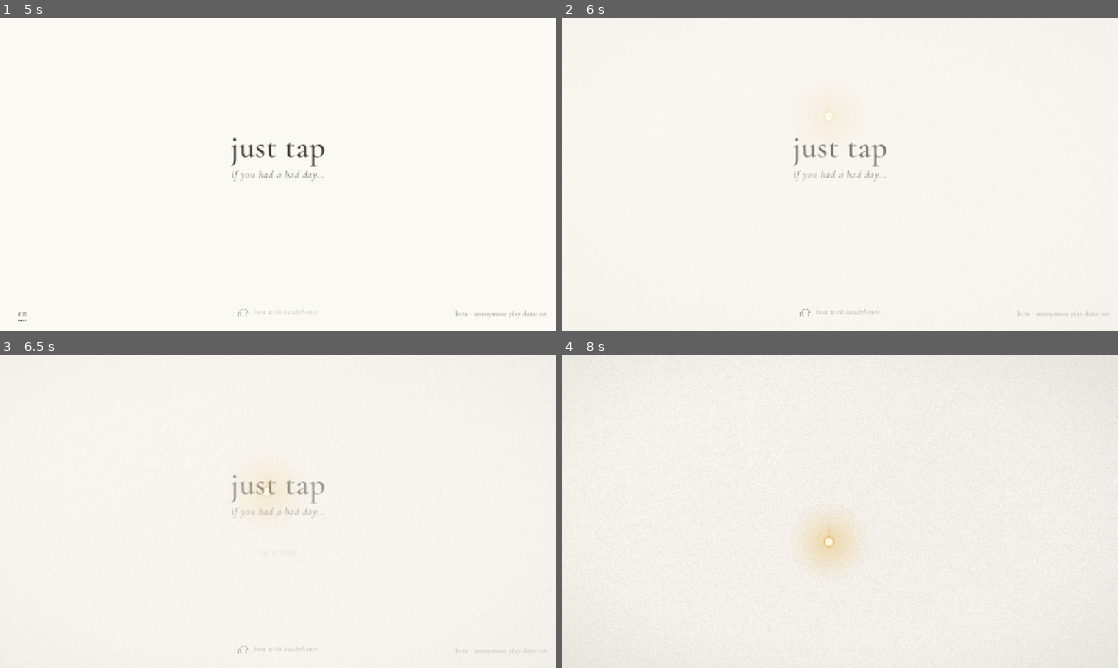
Above: before the commit, frames 1-4 (two rows, left to right).
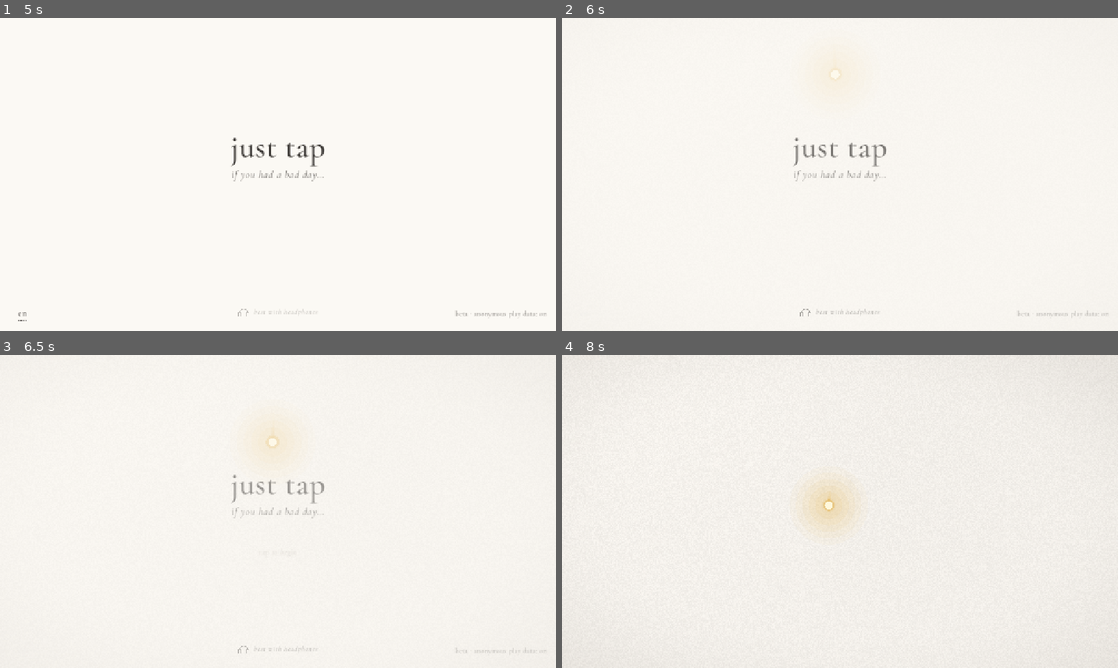
Above: after the commit, the same moments.

Repository: pablopalma/just-tap-repository
Game: Godot game, scene res://scenes/main.tscn
Same seed, same stepped clock (60 frames per second), same inputs: the game is played once before the commit and once after it. Sound files missing from this copy of the repository are replaced by a short silence.
Inputs (mouse positions are in pixels of both pictures, inside the frame that each line leads up to):
- Up to frame 1 (5 s): click "beta · anonymous play data: on" at 0.5 s; click "beta · anonymous play data: o…" at 1.25 s; click "beta · anonymous play data: on" at 2 s; click "beta · anonymous play data: o…" at 2.75 s; click "en" at 3.5 s; click "es" at 4.25 s
- Up to frame 2 (6 s): tap Enter (ui_accept) at 5, 5.27, 5.57, 5.75 s; move the mouse to (962, 158) at 5.02 s; hold Right (ui_right) 5.03-5.78 s; hold Space 5.03-5.78 s; click (962, 158) at 5.17 s; move the mouse to (728, 190) at 5.77 s; hold Down (ui_down) from 5.78 s (still down); tap Space at 5.85 s
- Up to frame 3 (6.5 s): keep holding Down (ui_down); tap Enter (ui_accept) at 6.02, 6.32 s
- Up to frame 4 (8 s): tap Enter (ui_accept) at 6.5, 7.25, 7.52, 7.82 s; move the mouse to (895, 442) at 6.52 s; release Down (ui_down) at 6.53 s; hold Right (ui_right) 6.53-7.28 s; hold Space 6.53-7.28 s; move the mouse to (812, 574) at 7.27 s; hold Up (ui_up) from 7.28 s (still down); tap Space at 7.35 s; click (812, 574) at 7.42 s

Frame 1 is identical in both runs. In frame 2, less than 0.1% of the frame differs, in the area x 47-51%, y 15-34%; in frame 3, 0.2%; in frame 4, 1.6%, in the area x 43-53%, y 39-68%.

Commit message:
El prólogo con vida, con la voz del Padre y su música; 0.19.0-beta
La caída dura más y se mece; ya posada, la luz flota, respira, brilla
como si pensara, tres lucecitas la rodean y da un saltito al hablar. Con
"Si tuviste un mal día… solo toca" sube mientras el papel se disuelve en
el primer nivel. Las cuatro frases nuevas del Padre, grabadas. "Who I Am",
ambiental y sin pulso, suena en el prólogo y se funde con el tema de la
zona 1 cuando la luz sube: el pulso nace con el juego.

Co-Authored-By: Claude Opus 5.5 <noreply@anthropic.com>

Diff:
--- a/scripts/build_flags.gd
+++ b/scripts/build_flags.gd
@@ -22,7 +22,7 @@
 const TREE_INLINE := true
 
 ## Shown in the play data so balance can be compared between builds.
-const VERSION := "0.18.0-beta"
+const VERSION := "0.19.0-beta"
 
 ## Google Apps Script web app that receives the beta play data (docs/beta-datos.md). Empty: nothing
 ## is recorded and the title screen does not offer the switch.
--- a/scripts/ui/prologue.gd
+++ b/scripts/ui/prologue.gd
@@ -1,20 +1,27 @@
 class_name Prologue
 extends Control
 ## The very first moments of a first run (docs/brief-juego-completo.md §1, "El prólogo", 5/11/2026):
-## endless white paper, no line, no HUD. A light falls slowly from the sky and, once it rests, wonders
-## where it is, in small handwritten words and no voice. The Father answers with his. It is not said
-## whether the light has died: a dream, a faint, an in-between. The Father's last words are the game's
-## own greeting, and as they end the paper lifts to show the world and the warm-up begins.
+## endless white paper, no line, no HUD. A light falls slowly from the sky, swaying, and once it rests
+## it is alive: it floats and breathes, small lights turning around it, a little hop when it speaks.
+## It wonders where it is, in small handwritten words and no voice. The Father answers with his. It is
+## not said whether the light has died: a dream, a faint, an in-between. On the Father's last words,
+## the game's own greeting, the light rises as the paper dissolves into the first level, and the
+## warm-up begins.
 ## It plays on its own; a tap moves to the next line; holding skips it all.
 
 signal finished(skipped: bool)
 
-const FALL := 4.0           # seconds the light takes to come down
+const FALL := 7.0           # seconds the light takes to come down
 const SETTLE := 1.2         # after it lands, before it speaks
 const LIGHT_LINE := 2.8     # how long one of the light's lines stays
 const FATHER_LINE := 4.6    # a Father's line without a recording yet
 const GAP := 0.7            # a breath between lines
-const LIFT := 2.4           # the paper lifting at the end
+const LIFT := 2.4           # the paper lifting when skipped (on the last words, as long as they are)
+const RISE := 150.0         # px the light rises as the paper dissolves
+## Its own music: "Who I Am", weightless, no beat (docs/banda-sonora.md). The game's theme waits in
+## silence and comes in under it as the light rises: the beat is born with the game.
+const MUSIC := "res://audio/music/who_i_am.ogg"
+const MUSIC_DB := -7.0
 const HOLD_SKIP := 1.6      # holding down this long skips it
 
 ## Who says what: "light" lines are drawn here; the Father's are VoiceLines ids, said by the Narrator.
@@ -47,10 +54,12 @@
 var _step_t := 0.0
 var _step_len := 0.0
 var _lift := -1.0
+var _lift_len := LIFT
 var _hold := 0.0
 var _font: Font
 var _paper: ColorRect
 var _ink: Control   # the light and its words, over the paper
+var _music: AudioStreamPlayer
 var _skipped := false
 
 
@@ -73,13 +82,21 @@
 	_ink.draw.connect(_draw_light)
 	add_child(_ink)
 	Narrator.hold = true   # nothing else is said while it lasts
-	# the theme far away, muffled: almost silence (the warm-up opens it again)
+	# the game's theme waits in silence; the prologue has its own music
 	var bus := AudioServer.get_bus_index(Music.TRACK_BUS)
 	if bus != -1:
-		AudioServer.set_bus_volume_db(bus, -24.0)
+		AudioServer.set_bus_volume_db(bus, -60.0)
 		var lp := AudioServer.get_bus_effect(bus, 0) as AudioEffectLowPassFilter
 		if lp:
-			lp.cutoff_hz = 450.0
+			lp.cutoff_hz = Warmup.QUIET_CUT
+	if ResourceLoader.exists(MUSIC):
+		_music = AudioStreamPlayer.new()
+		_music.stream = load(MUSIC)
+		_music.bus = Music.MUSIC_BUS   # under the voice it ducks, like the rest of the music
+		_music.volume_db = -40.0
+		Music.add_child(_music)   # it outlives the prologue, to fade out after it
+		_music.play()
+		_music.create_tween().tween_property(_music, "volume_db", MUSIC_DB, 3.0).set_trans(Tween.TRANS_SINE)
 
 
 ## A tap: the next line, now.
@@ -101,8 +118,9 @@
 		_begin_lift()
 	if _lift >= 0.0:
 		_lift += delta
-		_paper.modulate.a = 1.0 - smoothstep(0.0, LIFT, _lift)
-		if _lift >= LIFT:
+		# the paper dissolves a little after the light starts rising, so the world comes in under it
+		_paper.modulate.a = 1.0 - smoothstep(_lift_len * 0.25, _lift_len, _lift)
+		if _lift >= _lift_len:
 			# what the Narrator queued meanwhile (an "I'll wait" while it listened) is dropped
 			Narrator._queue.clear()
 			Narrator._last_tap = GameState.clock
@@ -131,6 +149,10 @@
 		if path != "":
 			length = (load(path) as AudioStream).get_length() + 0.8
 		_step_len = length + GAP
+		if _step == SCRIPT.size() - 1:
+			# the last words: the light rises and the paper dissolves into the level while they are said
+			_lift_len = maxf(length, 3.5)
+			_begin_lift()
 	else:
 		Music.play_celesta(2 + _step % 4)   # a soft note: the light's own small voice
 		_step_len = LIGHT_LINE + GAP
@@ -140,29 +162,68 @@
 	if _lift >= 0.0:
 		return
 	_lift = 0.0
+	# the music hands over: its own fades out slowly, on into the warm-up, as the game's theme comes in,
+	# just as the warm-up wants it
+	if _music:
+		var m := _music
+		var tw := m.create_tween()
+		tw.tween_property(m, "volume_db", -50.0, _lift_len + 8.0).set_trans(Tween.TRANS_SINE)
+		tw.tween_callback(m.queue_free)
+	var bus := AudioServer.get_bus_index(Music.TRACK_BUS)
+	if bus != -1:
+		create_tween().tween_method(func(v: float) -> void: AudioServer.set_bus_volume_db(bus, v),
+			-60.0, Warmup.QUIET_DB, _lift_len).set_trans(Tween.TRANS_SINE)
+
+
+## Where the light is: falling (swaying, slowing as it nears the ground), then floating where it
+## rests, then rising at the end.
+func _light_at(t: float) -> Vector2:
+	var fall := clampf(t / FALL, 0.0, 1.0)
+	var e := 1.0 - pow(1.0 - fall, 3.0)
+	var start := Vector2(rest.x, -40.0)
+	var p := start.lerp(rest, e) + Vector2(sin(t * 1.1) * 26.0 * (1.0 - e), 0.0)
+	# alive once it rests: it floats up and down and drifts a little
+	var alive := smoothstep(FALL - 0.5, FALL + 1.5, t)
+	p += Vector2(sin(t * 0.55) * 4.0, sin(t * 1.7) * 6.0) * alive
+	# a small hop as it speaks
+	if _step >= 0 and _step < SCRIPT.size() and SCRIPT[_step][0] == "light" and _lift < 0.0:
+		var h := clampf(_step_t / 0.45, 0.0, 1.0)
+		p.y -= sin(h * PI) * 9.0
+	if _lift >= 0.0:
+		var r := smoothstep(0.0, _lift_len, _lift)
+		p.y -= RISE * r * r
+	return p
 
 
 ## The falling light, then its words beside it.
 func _draw_light() -> void:
 	var gold := Palette.GOLD
 	var fall := clampf(_t / FALL, 0.0, 1.0)
-	var e := 1.0 - pow(1.0 - fall, 3.0)   # slowing as it nears the ground
-	var start := Vector2(rest.x, -40.0)
-	var at := start.lerp(rest, e)
-	var fade := 1.0 - smoothstep(0.0, LIFT, maxf(_lift, 0.0))
+	var at := _light_at(_t)
+	var fade := 1.0 - smoothstep(_lift_len * 0.35, _lift_len, maxf(_lift, 0.0))
 	# its trail, falling
 	if fall < 1.0:
-		for i in 12:
-			var k := i / 12.0
-			var p := start.lerp(rest, maxf(0.0, e - k * 0.12))
+		for i in 14:
+			var k := i / 14.0
+			var p := _light_at(maxf(0.0, _t - k * 0.5))
 			_ink.draw_circle(p, lerpf(6.0, 1.0, k), Color(gold, 0.25 * (1.0 - k)))
-	# the light: a glow that breathes, a bright core
+	# the light: a glow that breathes, a core that brightens now and then, as if it were thinking
 	var breath := 0.5 + 0.5 * sin(_t * 1.4)
+	var glint := pow(maxf(0.0, sin(_t * 0.7 + 1.3)), 12.0)
 	for i in 6:
 		var k := i / 5.0
-		_ink.draw_circle(at, lerpf(90.0, 16.0, k) * (1.0 + 0.08 * breath), Color(gold.lightened(0.15), (0.06 + 0.1 * k) * fade))
-	_ink.draw_circle(at, 13.0, Color(gold, 0.5 * fade))
-	_ink.draw_circle(at, 9.0, Color(1.0, 0.97, 0.86, fade))
+		_ink.draw_circle(at, lerpf(90.0, 16.0, k) * (1.0 + 0.1 * breath + 0.15 * glint), Color(gold.lightened(0.15), (0.06 + 0.1 * k) * fade))
+	_ink.draw_circle(at, 13.0 + 2.0 * breath, Color(gold, 0.5 * fade))
+	_ink.draw_circle(at, 9.0 + glint * 2.0, Color(1.0, 0.97, 0.86, fade))
+	# three small lights turning slowly around it, once it rests
+	var alive := smoothstep(FALL, FALL + 2.0, _t)
+	for i in 3:
+		var a := _t * (0.6 + 0.15 * i) + TAU * i / 3.0
+		var orbit := Vector2(cos(a) * (26.0 + 6.0 * i), sin(a) * (11.0 + 3.0 * i))
+		var mote := at + orbit
+		var front := 0.6 + 0.4 * sin(a)   # brighter as they pass in front
+		_ink.draw_circle(mote, 4.0, Color(gold, 0.18 * alive * fade * front))
+		_ink.draw_circle(mote, 1.8, Color(1.0, 0.97, 0.86, 0.85 * alive * fade * front))
 	# landing: a soft ring
 	var since := _t - FALL
 	if since > 0.0 and since < 2.0:
Not shown, added: audio/music/who_i_am.ogg.import
Not shown, added: audio/voices/vo_pro_1.mp3.import
Not shown, added: audio/voices/vo_pro_2.mp3.import
Not shown, added: audio/voices/vo_pro_3.mp3.import
Not shown, added: audio/voices/vo_pro_4.mp3.import
Not shown, added: audio/music/who_i_am.ogg
Not shown, added: audio/voices/vo_pro_1.mp3
Not shown, added: audio/voices/vo_pro_2.mp3
Not shown, added: audio/voices/vo_pro_3.mp3
Not shown, added: audio/voices/vo_pro_4.mp3
Not shown, changed: docs/banda-sonora.md
